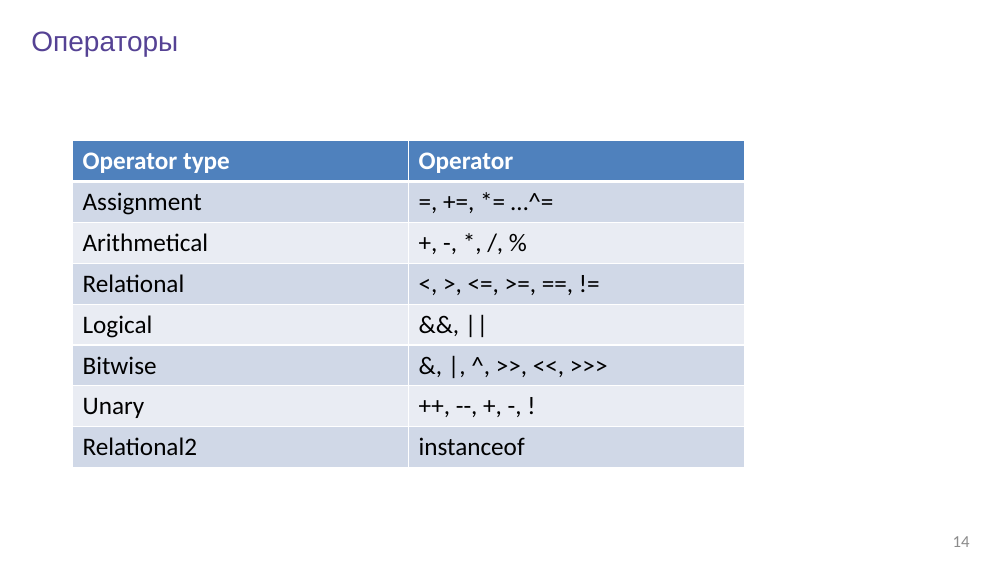
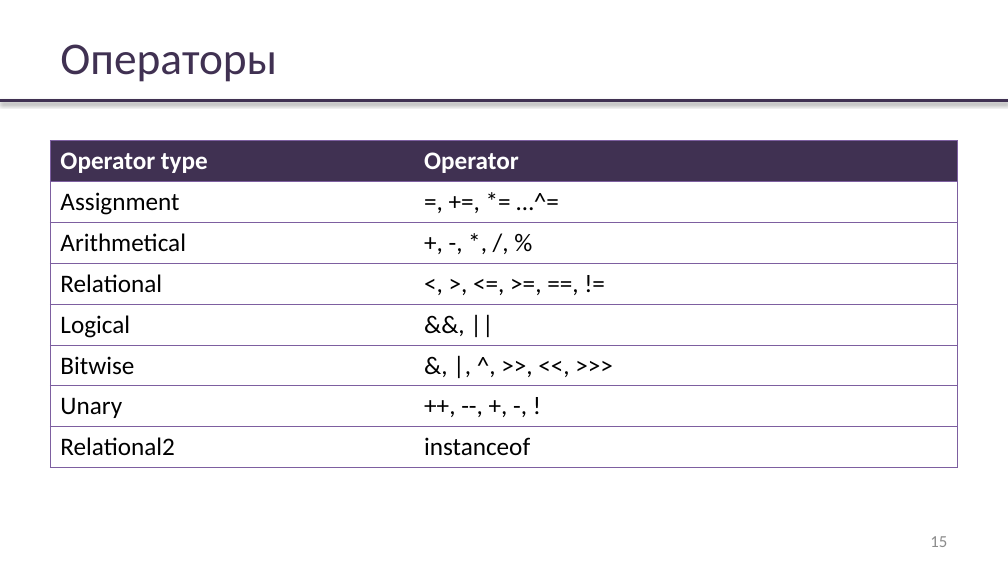
Before and after one commit to rybalkinsd/atom, a slide deck: slide 15 of lecture1/presentation/lecture01.pptx (slide 14 before the commit). Drawn at 1008x567 pixels with LibreOffice and Linux fonts; fonts in the diff are those of the drawing; background and template pictures are left out. Boxes give left, top, right and bottom in pixels: in the first picture for what was removed or moved away, otherwise in the second. Text is boxed around its words. In the diff, an @@ line names an element or a change of style, - is before the commit and + after.

Commit message:
Presentation style normalization

```diff
--- a/lecture1/presentation/lecture01.pptx
+++ b/lecture1/presentation/lecture01.pptx
@@ title "Операторы": place and size @@
-title "Операторы" at (31, 31, 178, 56)
+title "Операторы" at (60, 44, 277, 82)
@@ title "Операторы" at (60, 44, 277, 82): size 20 to 32.4 pt, font Arial to Calibri, text colour #554294 to #403152; vertical alignment top to middle @@
@@ line added from (0, 101) to (1008, 101), #403152 2 pt @@
@@ table at (50, 140, 958, 467) @@
@@ fill #4F81BD to #403152 in row 1 @@
@@ fill #D0D8E8 to none in 8 cells @@
@@ fill #E9EDF4 to none in 6 cells @@
@@ borders changed @@
@@ table: place and size @@
-table at (73, 140, 744, 467)
+table at (50, 140, 958, 467)
@@ page number added at (930, 536, 947, 547), 12 pt, text #8C8C8C @@
+15
@@ page number removed at (953, 536, 970, 547) @@
-14
```
Also in this commit, not shown: 34 other slides changed, 1 slide added, 1 other file.
